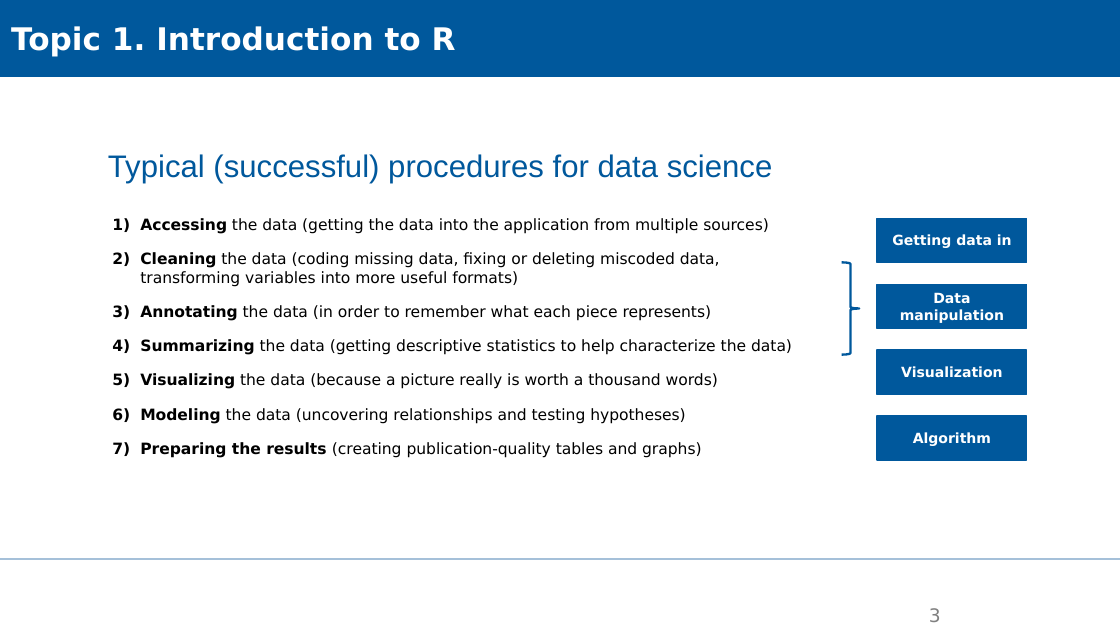
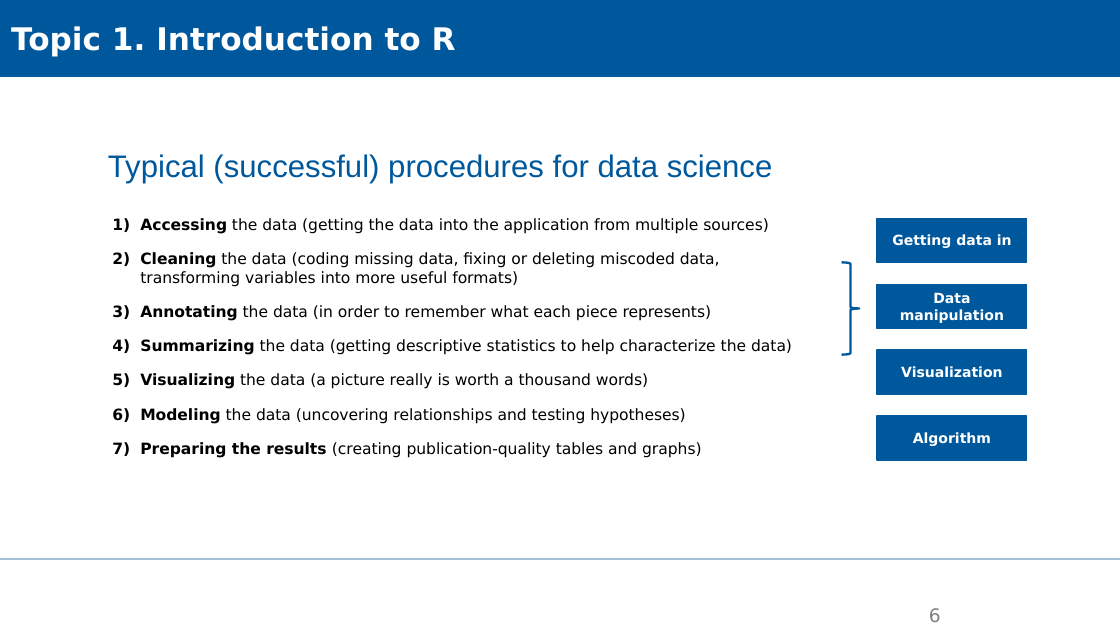
Before and after one commit to XiaoxiangGuanGFZ/FloodRiskSeminar, a slide deck: slide 6 of slides/FRS_exercise_R.pptx (slide 3 before the commit). Drawn at 1120x630 pixels with LibreOffice and Linux fonts; fonts in the diff are those of the drawing; background and template pictures are left out. Boxes give left, top, right and bottom in pixels: in the first picture for what was removed or moved away, otherwise in the second. Text is boxed around its words. In the diff, an @@ line names an element or a change of style, - is before the commit and + after.

```diff
--- a/slides/FRS_exercise_R.pptx
+++ b/slides/FRS_exercise_R.pptx
@@ text at [140,373,648,389]: text changed @@
-5) Visualizing the data (because a picture really is worth a thousand words)
+5) Visualizing the data (a picture really is worth a thousand words)
@@ page number at [929,608,941,622]: text changed @@
-3
+6
```
Also in this commit, not shown: 5 other slides changed, 1 slide added.
